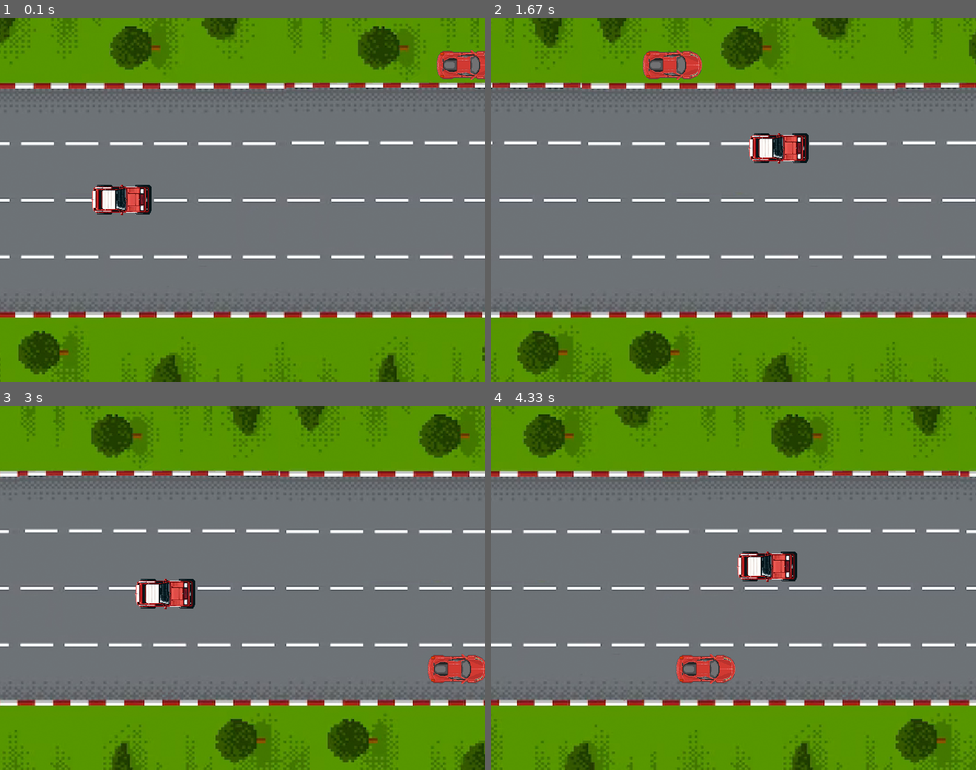
Above: before the commit, frames 1-4 (two rows, left to right).
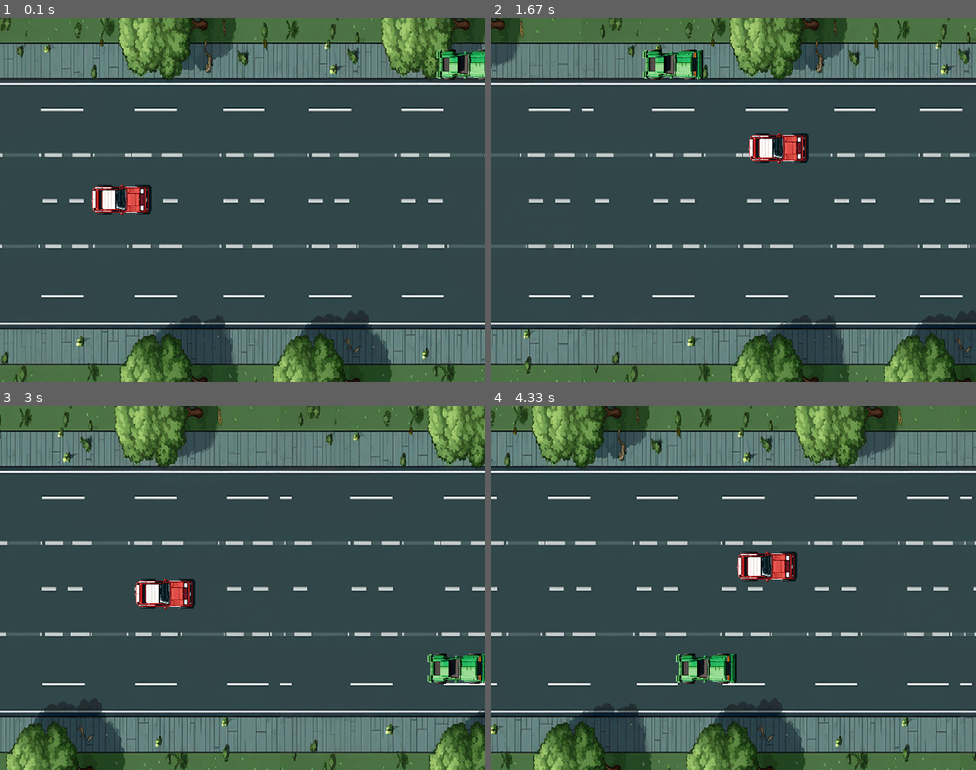
Above: after the commit, the same moments.

Repository: Florgol/Pygame-racing-game
Game: pygame game, started from main.py
Same seed, same stepped clock (60 frames per second), same inputs: the game is played once before the commit and once after it.
Inputs:
- Up to frame 1 (0.1 s): no input
- Up to frame 2 (1.67 s): hold Right 0.33-0.8 s; hold Up 0.83-1.13 s; hold Right 1.17-1.63 s
- Up to frame 3 (3 s): hold Left 1.67-2.2 s; hold Down 2.23-2.53 s; hold Left 2.57-2.97 s
- Up to frame 4 (4.33 s): hold Up 3-3.37 s; hold Right 3.4-4.03 s; hold Down from 4.07 s (still down)

The runs differ from the first frame. In frame 1, 99% of the frame differs, in the area x 0-100%, y 0-100%; in frame 2, 99%; in frame 3, 99%; in frame 4, 99%.

Commit message:
Added new car for enemy, added new background
Added new assets
I also changed the code so the new assets are being used

Diff:
--- a/main.py
+++ b/main.py
@@ -10,7 +10,7 @@
 BG_COLOR = (0, 0, 0)
 
 # Laden des Hintergrundbilds
-background_image = pygame.image.load("background.png")
+background_image = pygame.image.load("background2_1.png")
 background_image = pygame.transform.rotate(background_image, 90)  # Drehe den Hintergrund um 90 Grad nach rechts
 background_image = pygame.transform.scale(background_image, (950, 600))  # Verkleinere die Hintergrunddatei
 
@@ -29,9 +29,9 @@
 acceleration = 0.5  # Beschleunigung
 
 # Gegner-Auto-Eigenschaften
-enemy_image = pygame.image.load("enemy.png")  # Passe den Pfad zum gegnerischen Auto an
+enemy_image = pygame.image.load("enemy2.png")  # Passe den Pfad zum gegnerischen Auto an
 enemy_image = pygame.transform.scale(enemy_image, (50, 100))  # Verkleinere das gegnerische Auto
-enemy_image = pygame.transform.rotate(enemy_image, -90)  # Drehe das gegnerische Auto um 90 Grad nach rechts
+enemy_image = pygame.transform.rotate(enemy_image, 90)  # Drehe das gegnerische Auto um 90 Grad nach links
 enemy_rect = enemy_image.get_rect()
 enemy_rect.centerx = WIDTH  # Startposition des gegnerischen Autos auf der rechten Seite
 enemy_rect.centery = random.randint(50, HEIGHT - enemy_rect.height)
Binary file added: background2.png
Binary file added: background2_1.png
Binary file added: enemy2.png
